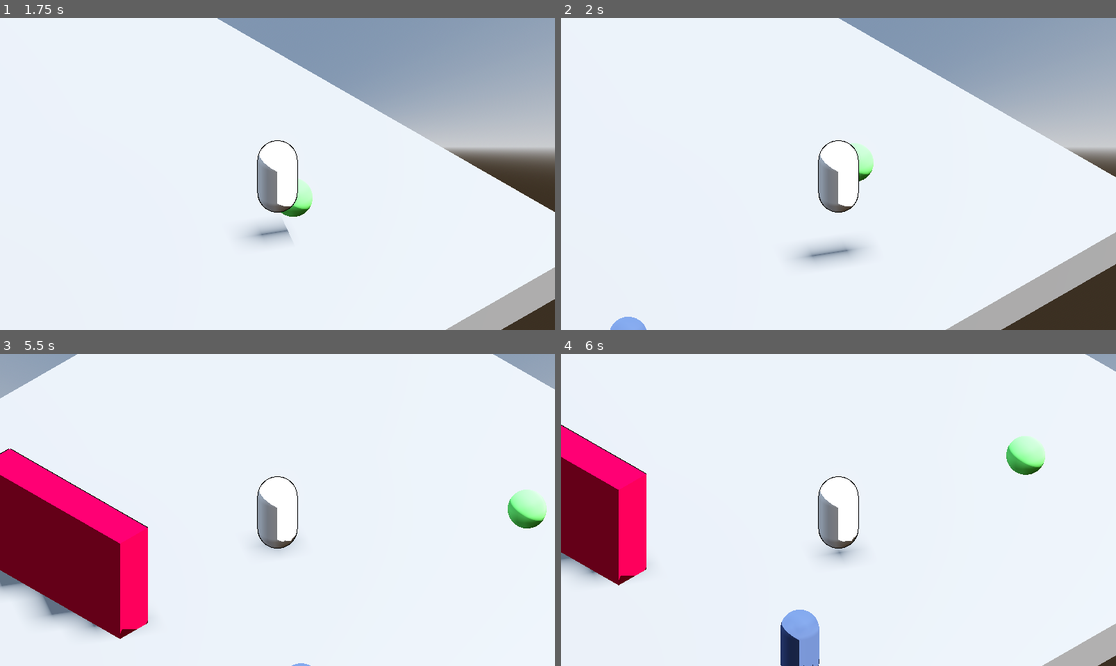
Above: before the commit, frames 1-4 (two rows, left to right).
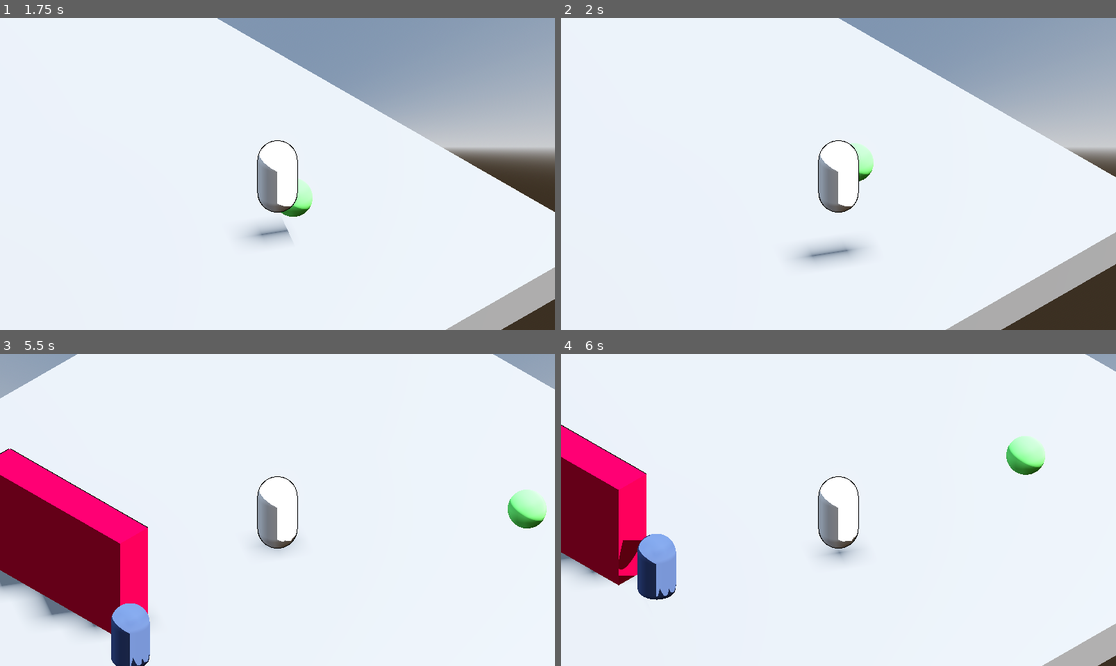
Above: after the commit, the same moments.

Repository: yashGhela/textmeback
Game: Godot game, scene res://levels/devlab.tscn
The game is run twice, just before and just after one commit, with the same random seed, the same clock (stepped at 60 frames per second) and the same inputs. The project has no main scene, so this scene is started directly.
Inputs:
- Up to frame 1 (1.75 s): tap Enter (ui_accept) at 0.5, 0.77, 1.52 s; hold D (right) 0.53-1.28 s; hold E (interact) 0.53-1.28 s; hold S (back) from 1.28 s (still down); tap E (interact) at 1.35 s
- Up to frame 2 (2 s): keep holding S (back)
- Up to frame 3 (5.5 s): release S (back) at 2.03 s; hold D (right) 2.03-2.78 s; hold E (interact) 2.03-2.78 s; hold W (forward) 2.78-3.53 s; tap E (interact) at 2.85, 4.35 s; tap Enter (ui_accept) at 3.02, 3.77, 4.52 s; hold E (interact) 3.53-4.28 s; hold A (left) 3.53-5.03 s; hold S (back) from 5.03 s (still down); hold E (interact) from 5.03 s (still down)
- Up to frame 4 (6 s): release S (back) at 5.78 s; release E (interact) at 5.78 s; hold D (right) from 5.78 s (still down); tap E (interact) at 5.85 s

Frame 1 is identical in both runs. In frame 2, 0.2% of the frame differs, in the area x 8-16%, y 95-100%; in frame 3, 1.3%; in frame 4, 2.7%, in the area x 10-47%, y 57-100%.

Commit message:
ping ponging works

Diff:
--- a/scripts/follow_path.gd
+++ b/scripts/follow_path.gd
@@ -1,14 +1,17 @@
 extends State
 
 @export var boss:CharacterBody3D
+var direction =1.0
 
-func physics_update(delta:float):
-	var totalPathlength = boss.path.curve.get_baked_length()
-	print(totalPathlength)
-	print(boss.pathFollow.progress_ratio)
-	var direction =1.0
-	if boss.pathFollow.progress>=totalPathlength:
+
+func update(delta:float):
+	#var totalPathlength = boss.path.curve.get_baked_length()
+	#print(totalPathlength)
+	#print(boss.pathFollow.progress_ratio)
+	#
+	if boss.pathFollow.progress_ratio>=0.99:
 		direction=-1.0
-	else:
+	elif boss.pathFollow.progress_ratio<=0.01:
 		direction=1.0
-	boss.pathFollow.progress+=(2.0*delta)*direction
+
+	boss.pathFollow.progress+=2.0*delta*direction
